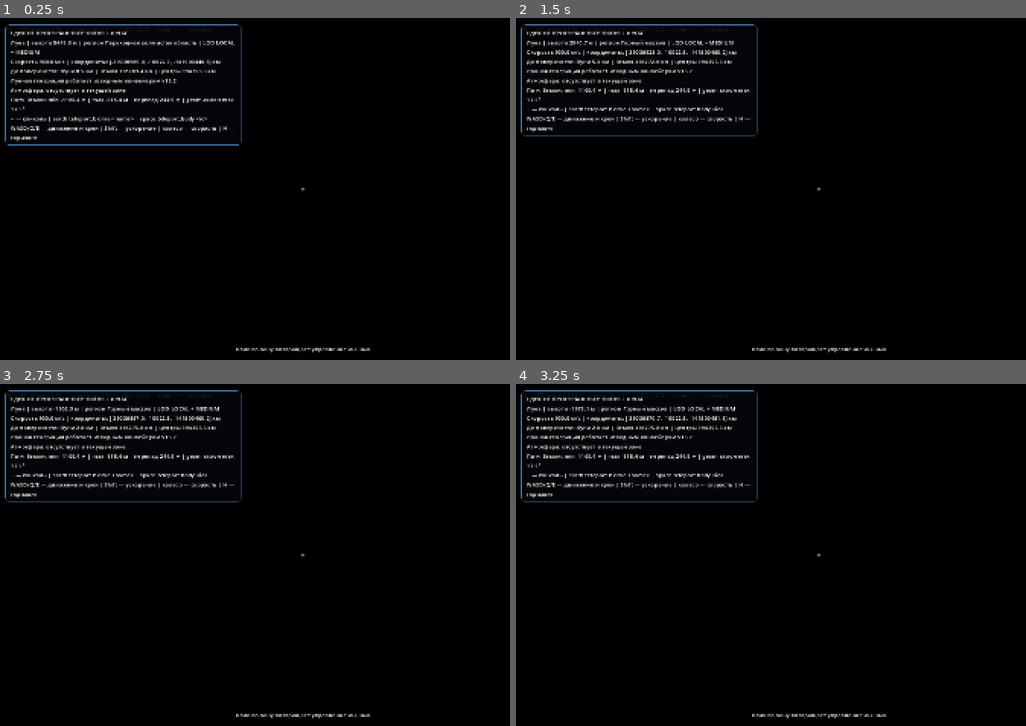
Above: before the commit, frames 1-4 (two rows, left to right).
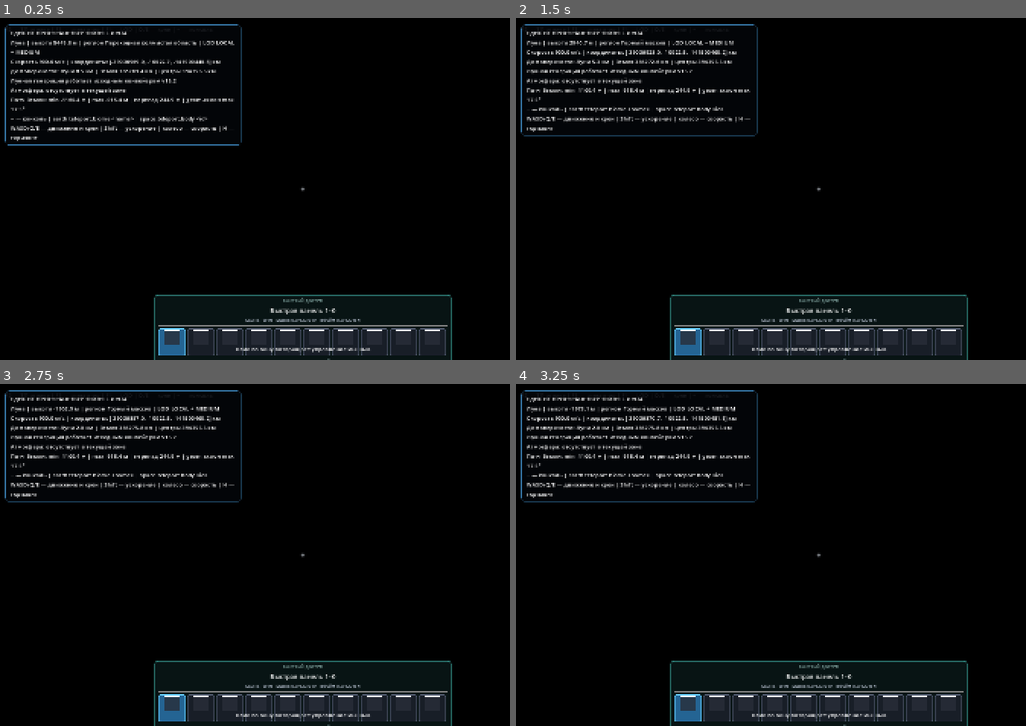
Above: after the commit, the same moments.

Repository: rootfabric/distributed-world-simulator
Game: Godot game, scene res://main.tscn
Same seed, same stepped clock (60 frames per second), same inputs: the game is played once before the commit and once after it.
Inputs (mouse positions are in pixels of both pictures, inside the frame that each line leads up to):
- Up to frame 1 (0.25 s): no input
- Up to frame 2 (1.5 s): tap Enter at 0.5 s; move the mouse to (852, 189) at 0.52 s; hold Shift (boost) 0.53-1.28 s; hold W (move_forward) from 0.53 s (still down); click (852, 189) at 0.67 s; tap Space (jump) at 0.77, 1.25 s; move the mouse to (786, 189) at 1.27 s; tap H (level_horizon) at 1.35 s; click (786, 189) at 1.42 s
- Up to frame 3 (2.75 s): keep holding W (move_forward); tap Space (jump) at 1.52 s; tap Enter at 2 s; move the mouse to (316, 548) at 2.02 s; tap V at 2.1 s; click (316, 548) at 2.17 s
- Up to frame 4 (3.25 s): keep holding W (move_forward); tap Space (jump) at 2.75, 3.02 s; move the mouse to (811, 561) at 2.77 s; tap R at 2.85 s; click (811, 561) at 2.92 s

The runs differ from the first frame. In frame 1, 5.2% of the frame differs, in the area x 30-89%, y 80-100%; in frame 2, 5.2%; in frame 3, 5.2%; in frame 4, 5.2%.

Commit message:
feat(inventory): add persistent one-row hotbar controls

Diff:
--- a/scripts/items/presentation/item_inventory_ui.gd
+++ b/scripts/items/presentation/item_inventory_ui.gd
@@ -7,12 +7,14 @@
 const LegacyScreen = preload("res://scripts/items/presentation/legacy_item_inventory_screen.gd")
 const ViewModel = preload("res://scripts/ui/inventory/inventory_view_model.gd")
 const CommandFacade = preload("res://scripts/ui/inventory/inventory_command_facade.gd")
+const HotbarPanelScene = preload("res://scenes/ui/inventory/hotbar_panel.tscn")
 
 var gameplay_controller
 var active_screen
 var implementation_id: String = COMPONENT_IMPLEMENTATION
 var view_model
 var command_facade
+var persistent_hotbar
 
 var external_container_id: String:
 	get:
@@ -88,6 +90,7 @@
 		active_screen = ComponentScreenScene.instantiate()
 		add_child(active_screen)
 		active_screen.setup(controller, view_model, command_facade)
+		_setup_persistent_hotbar()
 		return
 	active_screen = LegacyScreen.new()
 	add_child(active_screen)
@@ -97,6 +100,7 @@
 func set_inventory_visible(value: bool) -> void:
 	if active_screen != null:
 		active_screen.set_inventory_visible(value)
+	_refresh_persistent_hotbar()
 
 
 func is_inventory_visible() -> bool:
@@ -106,16 +110,46 @@
 func open_external_container(container_id: String) -> void:
 	if active_screen != null:
 		active_screen.open_external_container(container_id)
+	_refresh_persistent_hotbar()
 
 
 func close_external_container(refresh_now: bool = true) -> void:
 	if active_screen != null:
 		active_screen.close_external_container(refresh_now)
+	_refresh_persistent_hotbar()
 
 
 func refresh(message: String = "") -> void:
 	if active_screen != null:
 		active_screen.refresh(message)
+	_refresh_persistent_hotbar()
+
+
+func _setup_persistent_hotbar() -> void:
+	if implementation_id != COMPONENT_IMPLEMENTATION or active_screen == null:
+		return
+	persistent_hotbar = HotbarPanelScene.instantiate()
+	persistent_hotbar.name = "PersistentHotbar"
+	persistent_hotbar.set_anchors_preset(Control.PRESET_CENTER_BOTTOM)
+	persistent_hotbar.offset_left = -390.0
+	persistent_hotbar.offset_top = -172.0
+	persistent_hotbar.offset_right = 390.0
+	persistent_hotbar.offset_bottom = -16.0
+	persistent_hotbar.custom_minimum_size = Vector2(780.0, 150.0)
+	persistent_hotbar.set_visual_role("hotbar")
+	persistent_hotbar.drop_requested.connect(_on_drop_requested)
+	persistent_hotbar.quantity_drop_requested.connect(_on_quantity_drop_requested)
+	persistent_hotbar.activated.connect(func(item_id: String, container_id: String, slot_index: int) -> void:
+		if active_screen != null:
+			active_screen._on_slot_activated(item_id, container_id, slot_index)
+	)
+	add_child(persistent_hotbar)
+	_refresh_persistent_hotbar()
+
+
+func _refresh_persistent_hotbar() -> void:
+	if persistent_hotbar != null and active_screen != null and active_screen.has_method("render_persistent_hotbar"):
+		active_screen.render_persistent_hotbar(persistent_hotbar)
 
 
 func get_external_visible_cell_count() -> int:
--- a/scripts/items/presentation/item_slot_control.gd
+++ b/scripts/items/presentation/item_slot_control.gd
@@ -30,6 +30,8 @@
 var drop_validator: Callable
 var _right_drag_armed: bool = false
 var _right_press_position: Vector2 = Vector2.ZERO
+var _middle_drag_armed: bool = false
+var _middle_press_position: Vector2 = Vector2.ZERO
 
 
 func setup_slot(data: Dictionary) -> void:
@@ -84,6 +86,11 @@
 func _gui_input(event: InputEvent) -> void:
 	if event is InputEventMouseButton:
 		var mouse_event := event as InputEventMouseButton
+		if mouse_event.button_index == MOUSE_BUTTON_MIDDLE:
+			_middle_drag_armed = mouse_event.pressed and not item_id.is_empty()
+			_middle_press_position = mouse_event.position
+			accept_event()
+			return
 		if mouse_event.button_index == MOUSE_BUTTON_RIGHT:
 			_right_drag_armed = mouse_event.pressed and not item_id.is_empty()
 			_right_press_position = mouse_event.position
@@ -105,6 +112,20 @@
 		if payload.is_empty():
 			return
 		force_drag(payload, _build_drag_preview(quantity))
+		accept_event()
+		return
+	if event is InputEventMouseMotion and _middle_drag_armed:
+		var middle_motion := event as InputEventMouseMotion
+		if (middle_motion.button_mask & MOUSE_BUTTON_MASK_MIDDLE) == 0:
+			_middle_drag_armed = false
+			return
+		if middle_motion.position.distance_to(_middle_press_position) < RIGHT_DRAG_THRESHOLD_PX:
+			return
+		_middle_drag_armed = false
+		var half_payload := build_middle_drag_payload()
+		if half_payload.is_empty():
+			return
+		force_drag(half_payload, _build_drag_preview(int(half_payload.get("quantity", 1))))
 		accept_event()
 
 
@@ -119,6 +140,16 @@
 		"quantity": quantity,
 		"ask_quantity": ask_quantity_after_drop,
 	}
+
+
+func build_middle_drag_payload() -> Dictionary:
+	if item_id.is_empty():
+		return {}
+	var half_quantity := maxi(1, int(ceil(float(quantity) * 0.5)))
+	var payload := build_drag_payload(false)
+	payload["quantity"] = half_quantity
+	payload["middle_drag"] = true
+	return payload
 
 
 func _get_drag_data(_at_position: Vector2):
--- a/scripts/ui/inventory/hotbar_panel.gd
+++ b/scripts/ui/inventory/hotbar_panel.gd
@@ -3,5 +3,10 @@
 
 
 func render_hotbar(model: Dictionary, new_icon_provider: Callable, new_drop_validator: Callable) -> void:
-	render(model, new_icon_provider, new_drop_validator)
+	var hotbar_model := model.duplicate(true)
+	# The hotbar is a fixed 1–0 strip, not a capacity-adaptive inventory grid.
+	# Ten slots must stay on one visible line.
+	hotbar_model["columns"] = 10
+	render(hotbar_model, new_icon_provider, new_drop_validator)
+	grid.columns = 10
 	title_label.text = "Быстрая панель 1–0"
--- a/scripts/ui/inventory/inventory_screen.gd
+++ b/scripts/ui/inventory/inventory_screen.gd
@@ -144,6 +144,10 @@
 	var hotbar_model: Dictionary = Dictionary(screen_model.get("hotbar", {}))
 	player_panel.render(player_model, Callable(self, "_icon_for_cell"), Callable(command_facade, "preview_transfer"))
 	hotbar_panel.render_hotbar(hotbar_model, Callable(self, "_icon_for_cell"), Callable(command_facade, "preview_transfer"))
+	# The interactive hotbar is rendered as a persistent overlay by
+	# ItemInventoryUI. Keep this compatibility instance populated for tests and
+	# adapters, but do not let it change the inventory panel's layout.
+	hotbar_panel.visible = false
 	var external_model: Dictionary = Dictionary(screen_model.get("external", {}))
 	if external_container_id.is_empty() or external_model.is_empty():
 		external_panel.clear_panel()
@@ -171,6 +175,16 @@
 
 func get_external_rendered_cell_count() -> int:
 	return external_panel.get_rendered_cell_count()
+
+
+func render_persistent_hotbar(panel: InventoryHotbarPanel) -> void:
+	if panel == null or gameplay_controller == null or view_model == null or command_facade == null:
+		return
+	var model := view_model.build_container(
+		gameplay_controller.player_hotbar_id,
+		int(gameplay_controller.selected_hotbar_index)
+	)
+	panel.render_hotbar(model, Callable(self, "_icon_for_cell"), Callable(command_facade, "preview_transfer"))
 
 
 func create_debug_snapshot() -> Dictionary:
--- a/tests/ui/test_inventory_ui_i0_architecture.gd
+++ b/tests/ui/test_inventory_ui_i0_architecture.gd
@@ -28,6 +28,11 @@
 	_assert(inventory_ui.view_model != null and inventory_ui.command_facade != null, "Component UI must own ViewModel and CommandFacade")
 
 	var initial_snapshot: Dictionary = inventory_ui.create_debug_snapshot()
+	_assert(inventory_ui.persistent_hotbar != null and inventory_ui.persistent_hotbar.visible, "Persistent hotbar must exist outside the inventory window")
+	_assert(inventory_ui.persistent_hotbar.grid.columns == 10, "Persistent hotbar must keep all slots in one row")
+	controller.set_inventory_visible(false)
+	_assert(inventory_ui.persistent_hotbar.visible, "Persistent hotbar must remain visible while inventory is closed")
+	controller.set_inventory_visible(true)
 	var player_model: Dictionary = Dictionary(initial_snapshot.get("player", {}))
 	var hotbar_model: Dictionary = Dictionary(initial_snapshot.get("hotbar", {}))
 	_assert(String(player_model.get("storage_mode", "")) == "BULK", "Player backpack must be projected as BULK")
--- a/tests/ui/test_inventory_ui_i1_interactions.gd
+++ b/tests/ui/test_inventory_ui_i1_interactions.gd
@@ -36,6 +36,8 @@
 	_assert_success(controller.open_container(rack_id), "Opening battery rack must establish a slot-container drag target")
 	var battery_for_drag = _find_item(controller, "battery_pack", controller.player_inventory_id)
 	var battery_cell_for_drag = screen.player_panel.find_cell_by_item_id(battery_for_drag.instance_id)
+	var middle_drag_payload = battery_cell_for_drag.build_middle_drag_payload()
+	_assert(int(middle_drag_payload.get("quantity", 0)) == int(ceil(float(battery_for_drag.quantity) * 0.5)), "Middle-button drag must carry the upper half of a stack")
 	var rack_cell_for_drag = screen.external_panel.grid.get_child(1)
 	var drag_payload = battery_cell_for_drag.build_drag_payload(false)
 	_assert(drag_payload is Dictionary and int(drag_payload.get("quantity", 0)) == int(battery_for_drag.quantity), "LMB drag must produce the complete battery stack payload")
--- a/validation/h0-inventory-menu-debug-validation.json
+++ b/validation/h0-inventory-menu-debug-validation.json
@@ -14,7 +14,13 @@
     {
       "script": "res://tests/ui/test_inventory_ui_i1_interactions.gd",
       "command": "C:\\Godot\\Godot_v4.7.1-stable_win64_console.exe --headless --path . --script res://tests/ui/test_inventory_ui_i1_interactions.gd",
-      "assertions": 68,
+      "assertions": 69,
+      "status": "passed"
+    },
+    {
+      "script": "res://tests/ui/test_inventory_ui_i0_architecture.gd",
+      "command": "C:\\Godot\\Godot_v4.7.1-stable_win64_console.exe --headless --path . --script res://tests/ui/test_inventory_ui_i0_architecture.gd",
+      "assertions": 41,
       "status": "passed"
     }
   ],
Not shown, changed: docs/checkpoints/2026-07-29_H0_INVENTORY_MENU_DEBUG_RU.md
